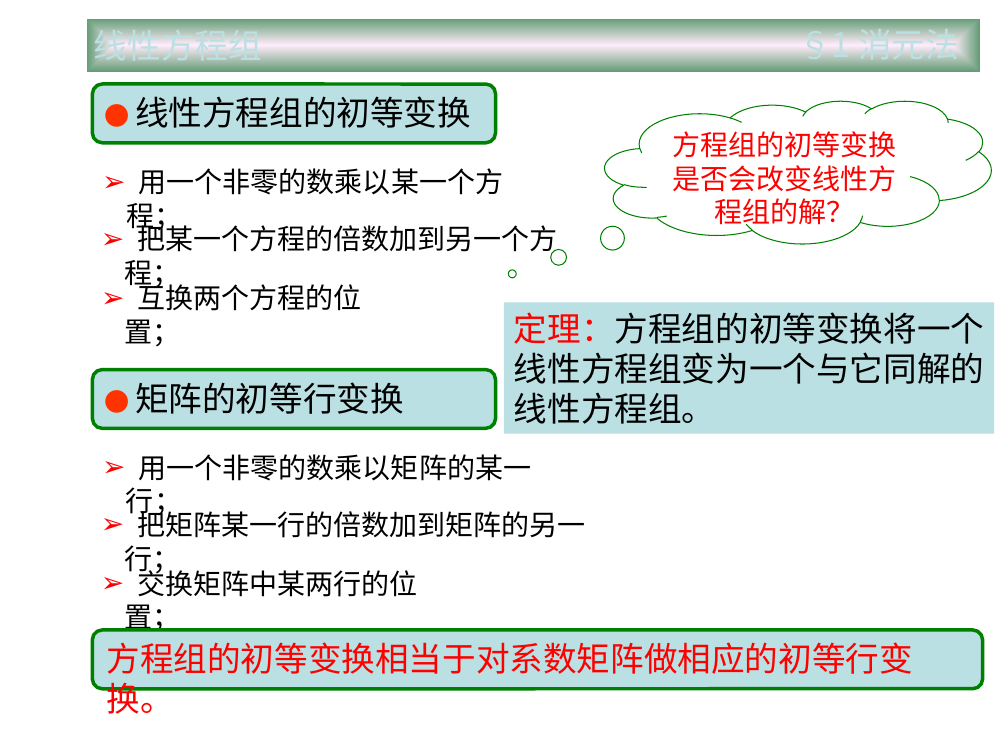
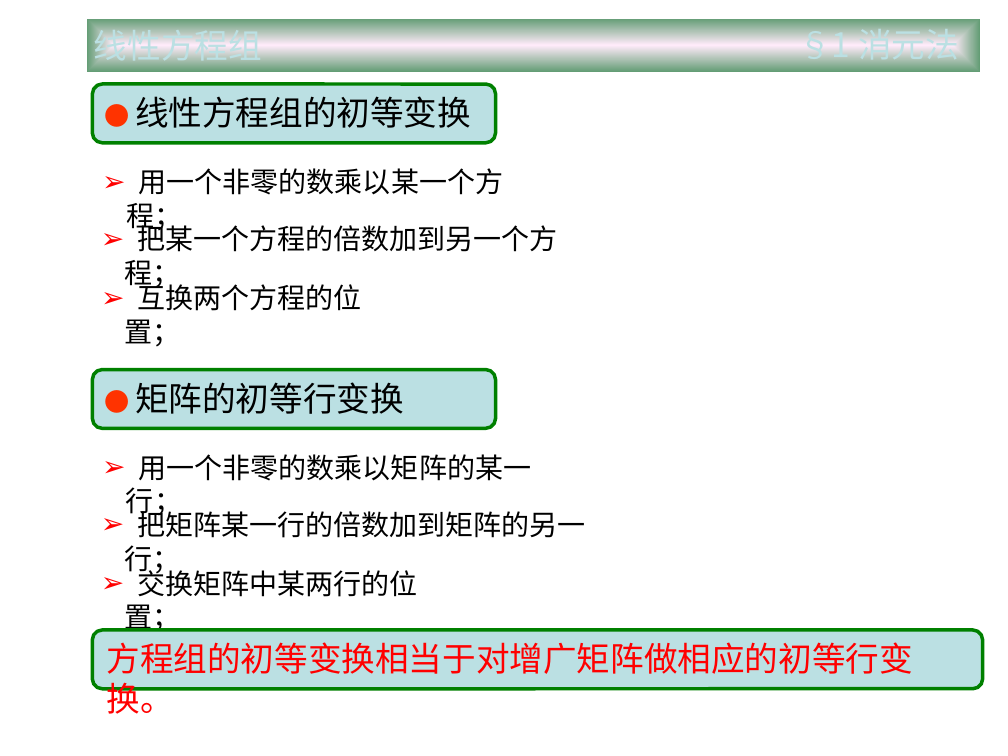
Before and after one commit to zhangbiaomath/zhangbiaomath.github.io, a slide deck: slide 7 of teaching/gaodai/课件/第3章-线性方程组.ppt (slide 5 before the commit). Drawn at 1008x756 pixels with LibreOffice and Linux fonts; fonts in the diff are those of the drawing. Boxes give left, top, right and bottom in pixels: in the first picture for what was removed or moved away, otherwise in the second. Text is boxed around its words. In the diff, an @@ line names an element or a change of style, - is before the commit and + after.

```diff
--- a/teaching/gaodai/课件/第3章-线性方程组.ppt
+++ b/teaching/gaodai/课件/第3章-线性方程组.ppt
@@ thought cloud removed at (x1=605, y1=101, x2=991, y2=244) @@
-方程组的初等变换是否会改变线性方程组的解？
@@ rectangle removed at (x1=504, y1=302, x2=994, y2=433) @@
-定理：方程组的初等变换将一个
-线性方程组变为一个与它同解的
-线性方程组。
@@ text at (x1=106, y1=642, x2=912, y2=674): text changed @@
-方程组的初等变换相当于对系数矩阵做相应的初等行变换。
+方程组的初等变换相当于对增广矩阵做相应的初等行变换。
```
Also in this commit, not shown: 3 other slides changed, 2 slides added, 2 slides removed, 16 other files.
